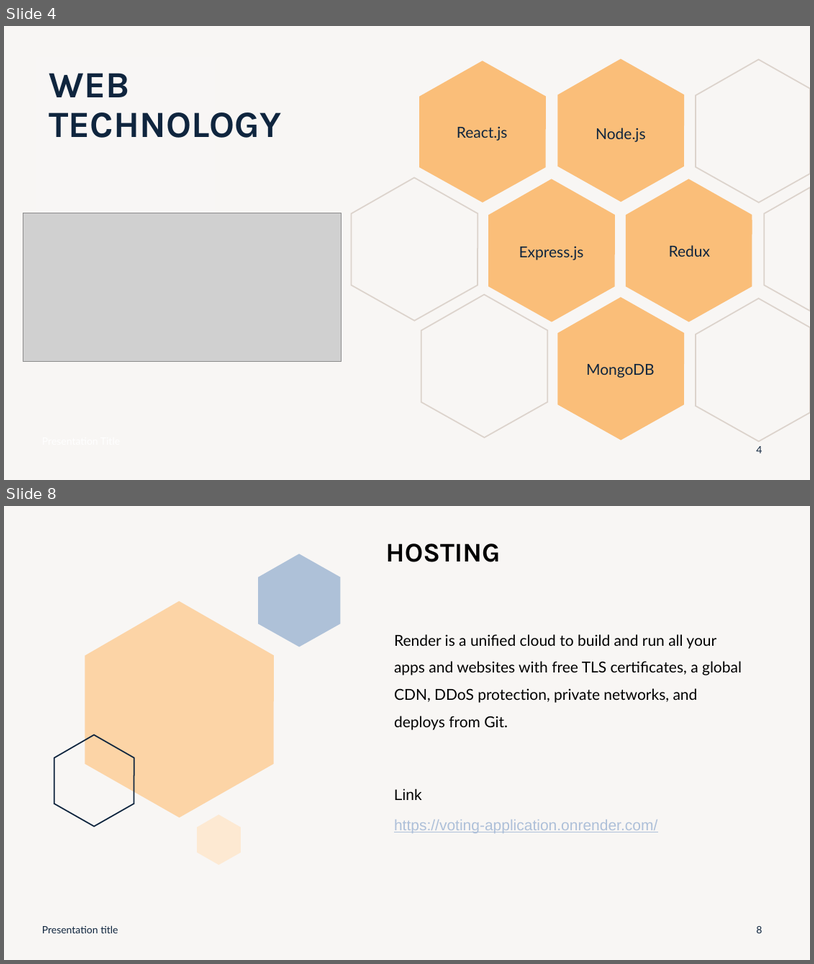
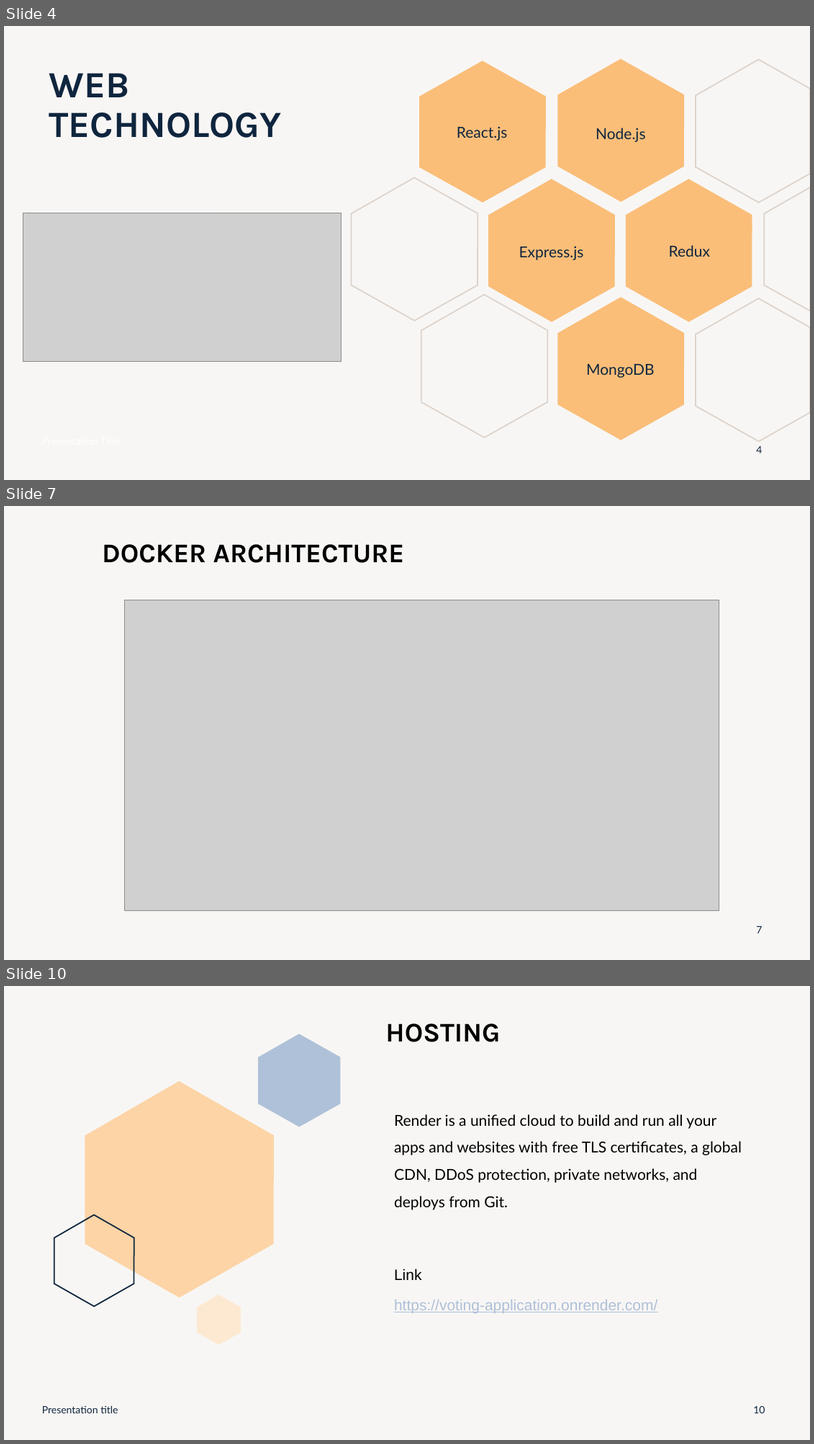
Before and after one commit to vishwanath231/docker-voting-app, a slide deck: doc/E-VOTING APPLICATION.pptx. Shown one above the other, each under a label of ours: slides 4 and 8 before the commit, slides 4, 7 and 10 after it; the slides between them are not shown. The pictures are 814x964 and 814x1444 pixels, drawn with LibreOffice and Linux fonts; fonts in the diff are those of the drawing; grey boxes stand for pictures. Boxes give left, top, right and bottom in pixels: in the first picture for what was removed or moved away, otherwise in the second. Text is boxed around its words. In the diff, an @@ line names an element or a change of style, - is before the commit and + after.

```diff
--- a/doc/E-VOTING APPLICATION.pptx
+++ b/doc/E-VOTING APPLICATION.pptx
@@ slide 7 added at <box>4,506,810,960</box>, background #DCD3CC at 20% opacity @@
@@ text added at <box>102,544,404,563</box>, 32 pt, text #000000, bold @@
+DOCKER ARCHITECTURE
@@ picture added at <box>124,600,720,911</box> @@
@@ page number added at <box>756,926,762,933</box>, 12 pt, text #0F253E @@
+7
@@ what was slide 8 is now slide 10 @@
@@ page number at <box>754,1406,765,1413</box>: text changed @@
-8
+10
```
Also in this commit, not shown: 3 slides changed, 1 other slide added, 1 other file.
